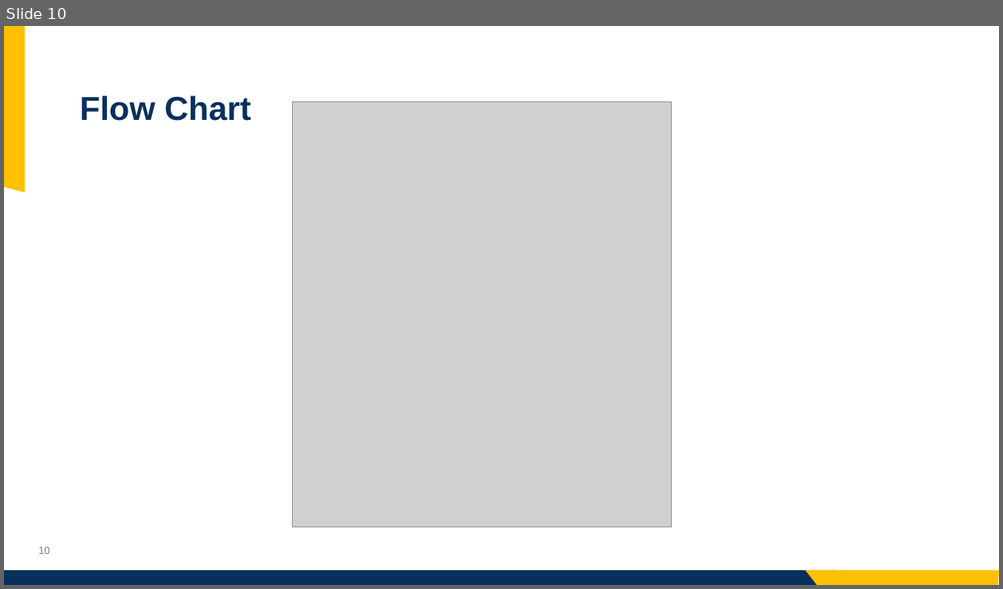
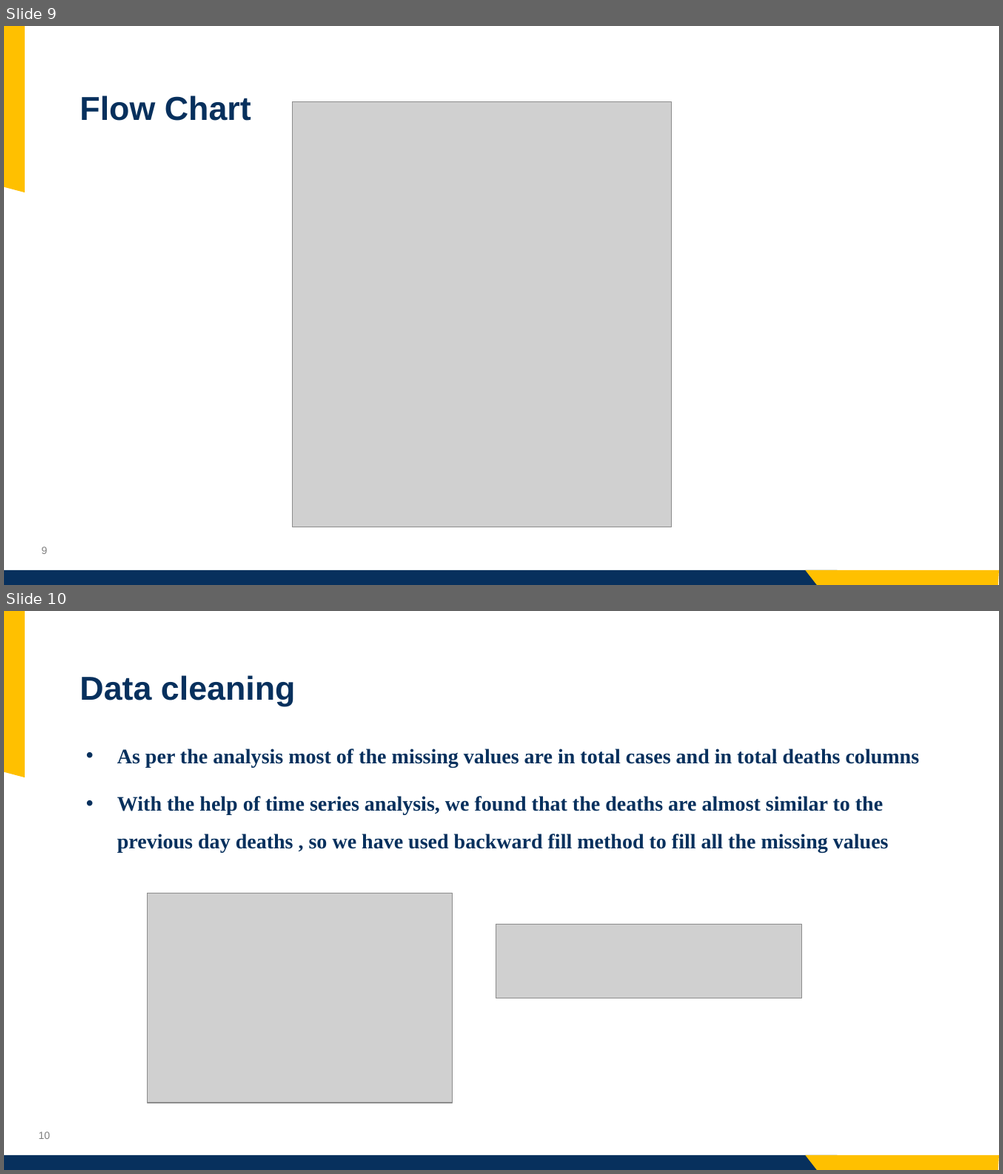
Before and after one commit to jashwanth08/SpringCapstone2023, a slide deck: presentataions/Presentation.pptx. Shown one above the other, each under a label of ours: slide 10 before the commit, slides 9 and 10 after it. The pictures are 1003x589 and 1003x1174 pixels, drawn with LibreOffice and Linux fonts; fonts in the diff are those of the drawing; grey boxes stand for pictures; background and template pictures are left out. Boxes give left, top, right and bottom in pixels: in the first picture for what was removed or moved away, otherwise in the second. Text is boxed around its words. In the diff, an @@ line names an element or a change of style, - is before the commit and + after.

```diff
--- a/presentataions/Presentation.pptx
+++ b/presentataions/Presentation.pptx
@@ slide 10 added at (x1=4, y1=611, x2=999, y2=1170), background picture (left out); not listed: 4 template elements that a slide beside it also shows @@
@@ title added at (x1=79, y1=675, x2=296, y2=706), 32 pt, text #07305D, bold @@
+Data cleaning
@@ text added at (x1=117, y1=749, x2=919, y2=852), 20 pt, text #07305D, bold @@
+• As per the analysis most of the missing values are in total cases and in total deaths columns
+• With the help of time series analysis, we found that the deaths are almost similar to the previous day deaths , so we have used backward fill method to fill all the missing values
@@ picture added at (x1=148, y1=894, x2=452, y2=1103) @@
@@ picture added at (x1=495, y1=924, x2=802, y2=998) @@
@@ what was slide 10 is now slide 9 @@
@@ page number at (x1=42, y1=547, x2=48, y2=554): text changed @@
-10
+9
```
Also in this commit, not shown: 3 slides changed, 22 other slides added, 6 slides removed.
